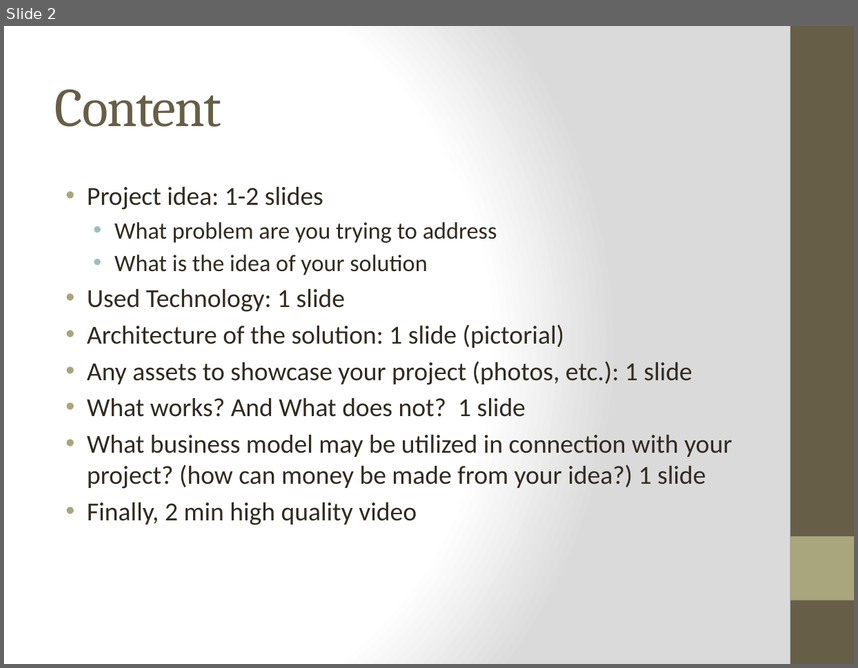
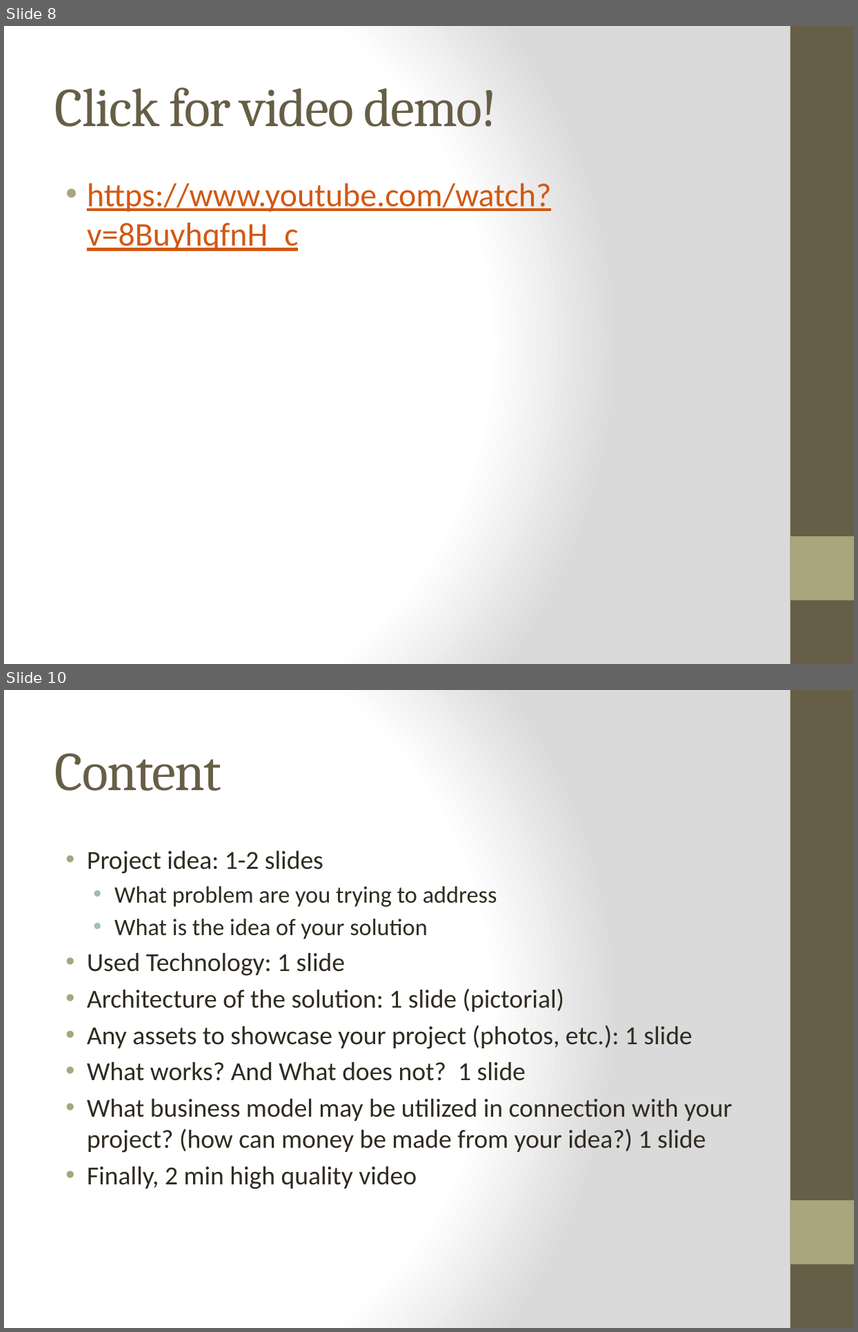
Before and after one commit to IoThingers/TermProject, a slide deck: FinalPresentation.pptx. Shown one above the other, each under a label of ours: slide 2 before the commit, slides 8 and 10 after it; the slides between them are not shown. The pictures are 858x668 and 858x1332 pixels, drawn with LibreOffice and Linux fonts; fonts in the diff are those of the drawing; background and template pictures are left out. Boxes give left, top, right and bottom in pixels: in the first picture for what was removed or moved away, otherwise in the second. Text is boxed around its words. In the diff, an @@ line names an element or a change of style, - is before the commit and + after.

```diff
--- a/FinalPresentation.pptx
+++ b/FinalPresentation.pptx
@@ slide 8 added at (x1=4, y1=26, x2=854, y2=664), background gradient #FFFFFF to #DADADA; not listed: 2 template elements that a slide beside it also shows @@
@@ title added at (x1=55, y1=87, x2=497, y2=127), 46 pt, text #675E47 @@
+Click for video demo!
@@ text added at (x1=87, y1=183, x2=551, y2=251), 28 pt, text #D25814, underline @@
+• https://www.youtube.com/watch?v=8BuyhqfnH_c
@@ what was slide 2 is now slide 10 @@
```
Also in this commit, not shown: 8 other slides added, 1 slide removed.
